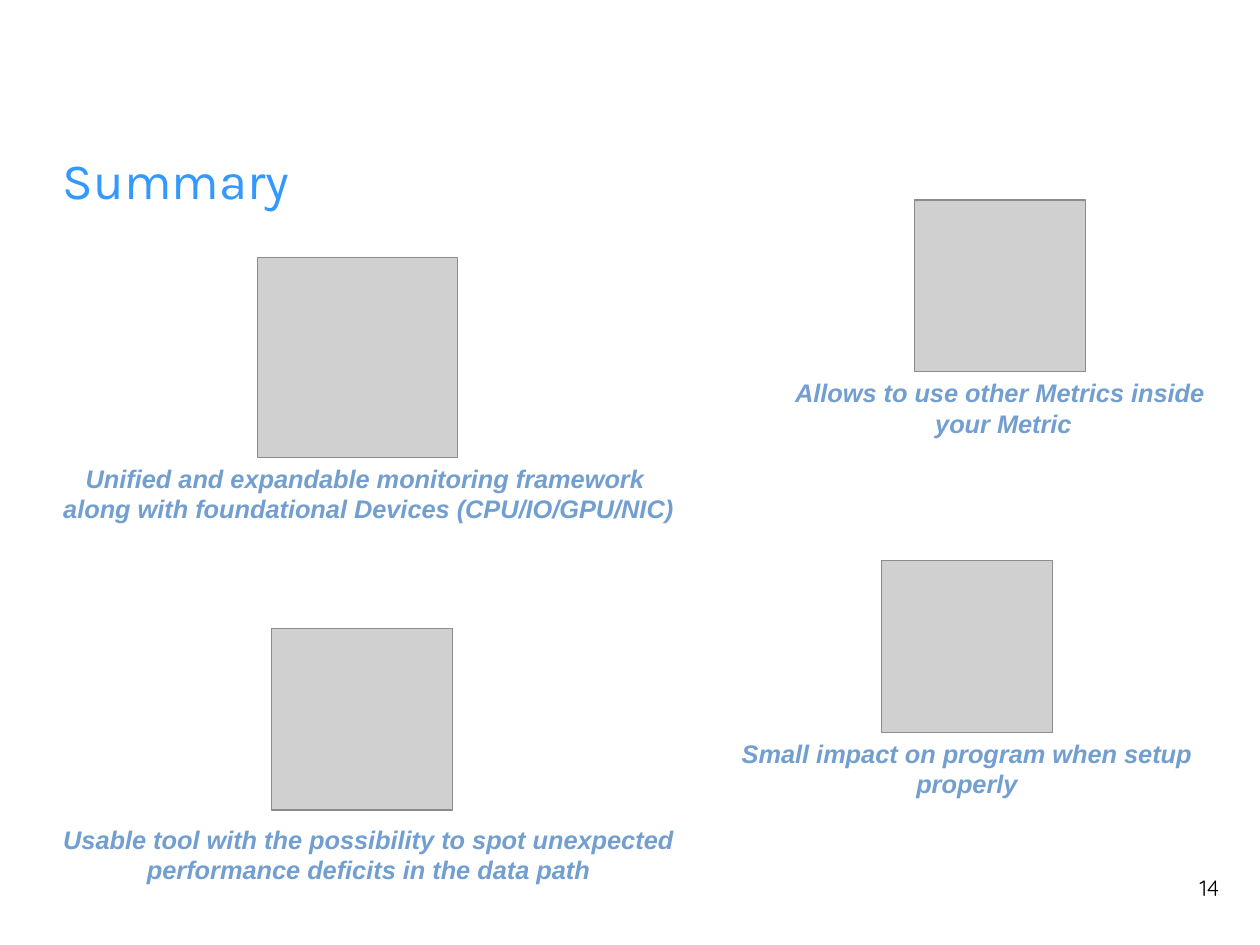
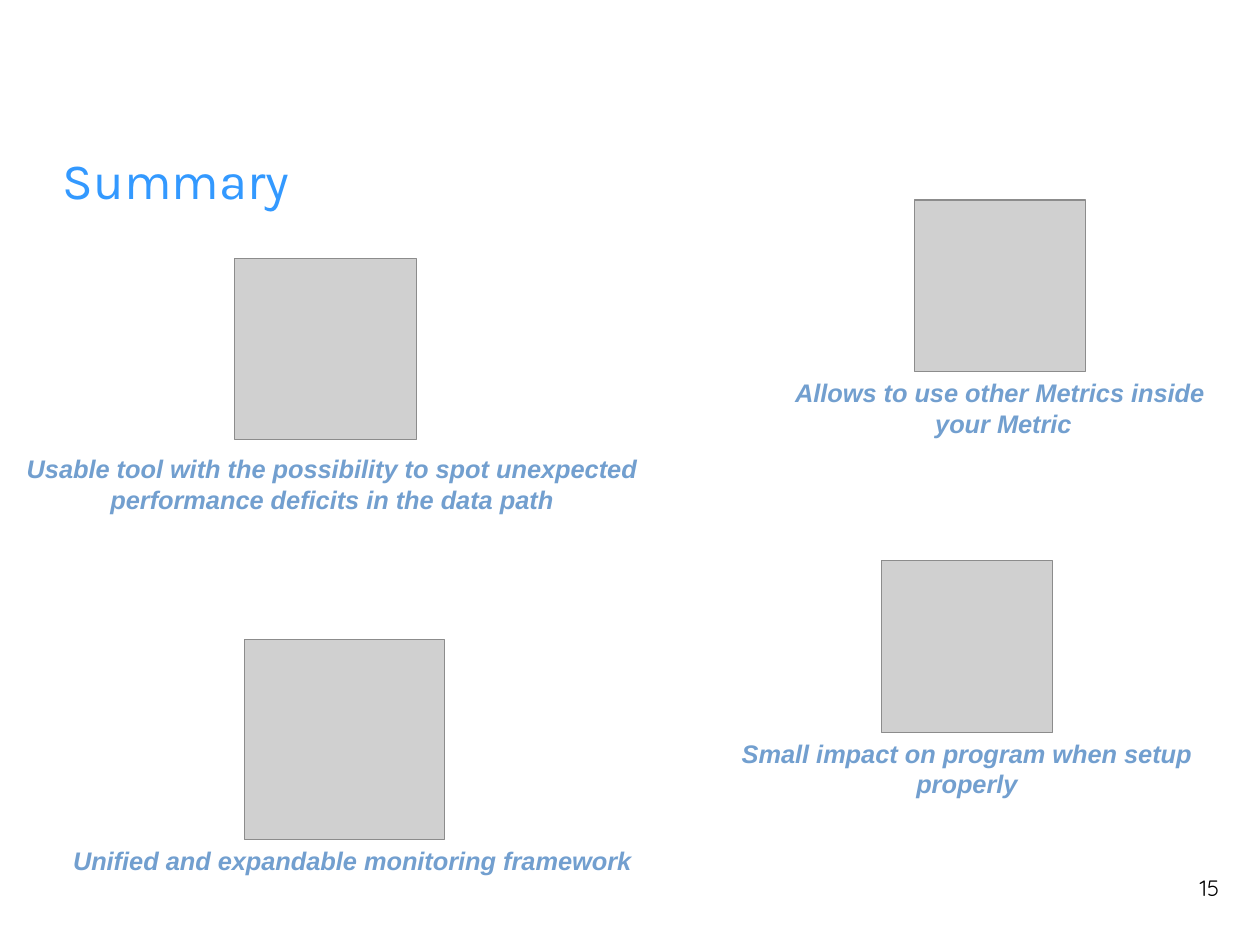
Before and after one commit to fhilprec/HardwareMonitoring, a slide deck: slide 15 of ProjectPresentation.odp (slide 14 before the commit). Drawn at 1260x945 pixels with LibreOffice and Linux fonts; fonts in the diff are those of the drawing; grey boxes stand for pictures; background and template pictures are left out. Boxes give left, top, right and bottom in pixels: in the first picture for what was removed or moved away, otherwise in the second. Text is boxed around its words. In the diff, an @@ line names an element or a change of style, - is before the commit and + after.

Commit message:
presentation

```diff
--- a/ProjectPresentation.odp
+++ b/ProjectPresentation.odp
@@ picture: place and size @@
-picture at box(257, 257, 457, 457)
+picture at box(234, 258, 416, 440)
@@ text "Usable tool with the possibility ...": place and size @@
-text "Usable tool with the possibility ..." at box(63, 830, 674, 884)
+text "Usable tool with the possibility ..." at box(27, 459, 637, 514)
@@ text removed at box(63, 469, 673, 523) @@
-Unified and expandable monitoring framework
-along with foundational Devices (CPU/IO/GPU/NIC)
@@ picture: place and size @@
-picture at box(271, 629, 453, 811)
+picture at box(245, 640, 445, 840)
@@ text added at box(73, 851, 631, 875), 16 pt, text #729FCF, bold, italic @@
+Unified and expandable monitoring framework
@@ page number at box(1200, 880, 1220, 896): text changed @@
-14
+15
```
Also in this commit, not shown: 2 other slides changed, 1 slide added.
